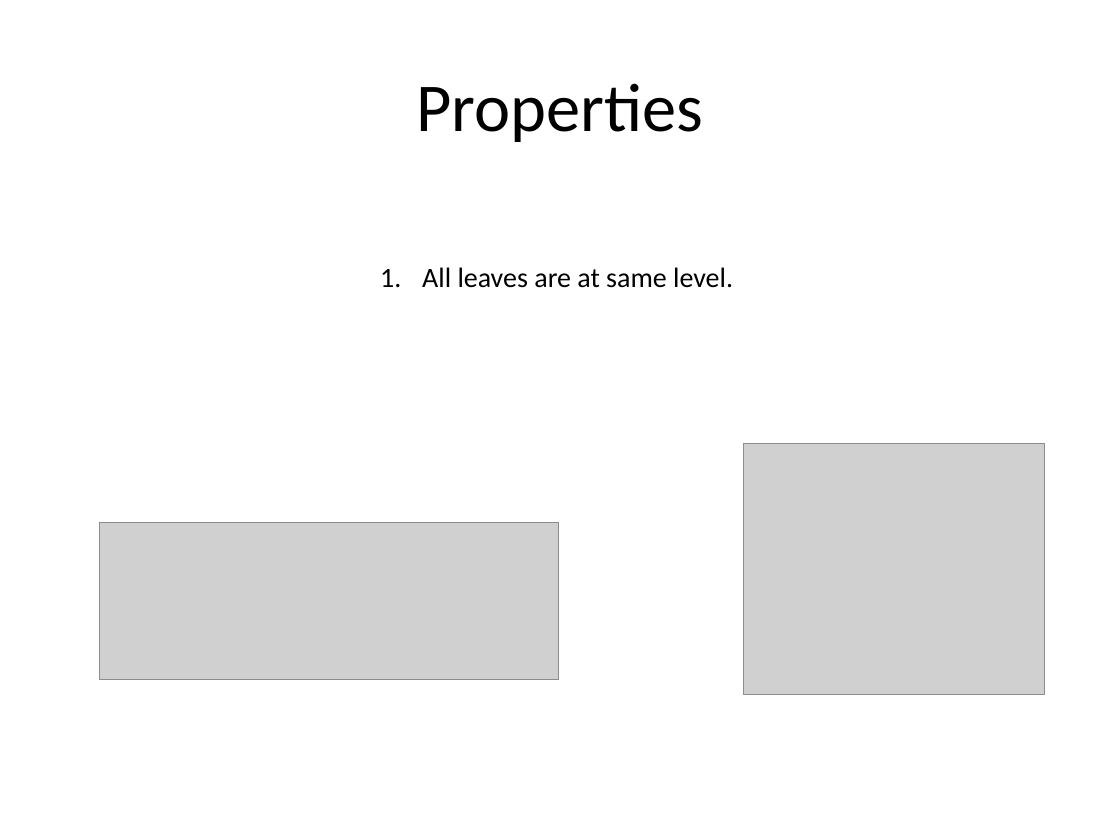
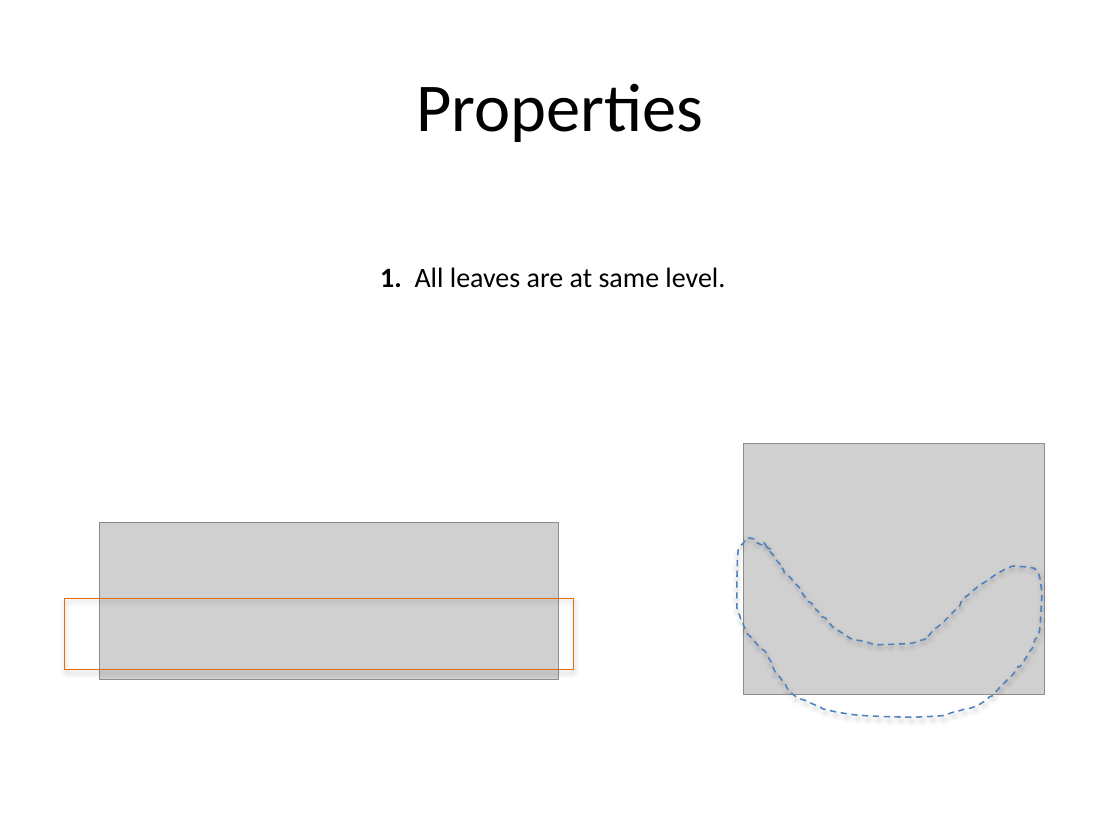
Before and after one commit to rugbyprof/5303-Adv-Database, a slide deck: slide 5 of btree.pptx. Drawn at 1120x840 pixels with LibreOffice and Linux fonts; fonts in the diff are those of the drawing; grey boxes stand for pictures. Boxes give left, top, right and bottom in pixels: in the first picture for what was removed or moved away, otherwise in the second. Text is boxed around its words. In the diff, an @@ line names an element or a change of style, - is before the commit and + after.

```diff
--- a/btree.pptx
+++ b/btree.pptx
@@ text at bbox=[380, 267, 725, 288]: text changed @@
-1. All leaves are at same level.
+1. All leaves are at same level.
@@ freeform shape added at bbox=[737, 538, 1042, 717], outline #4F81BD 1 pt dashed @@
@@ rectangle added at bbox=[65, 598, 573, 670], outline #E46C0A 0.75 pt @@
```
Also in this commit, not shown: 7 other slides changed.
